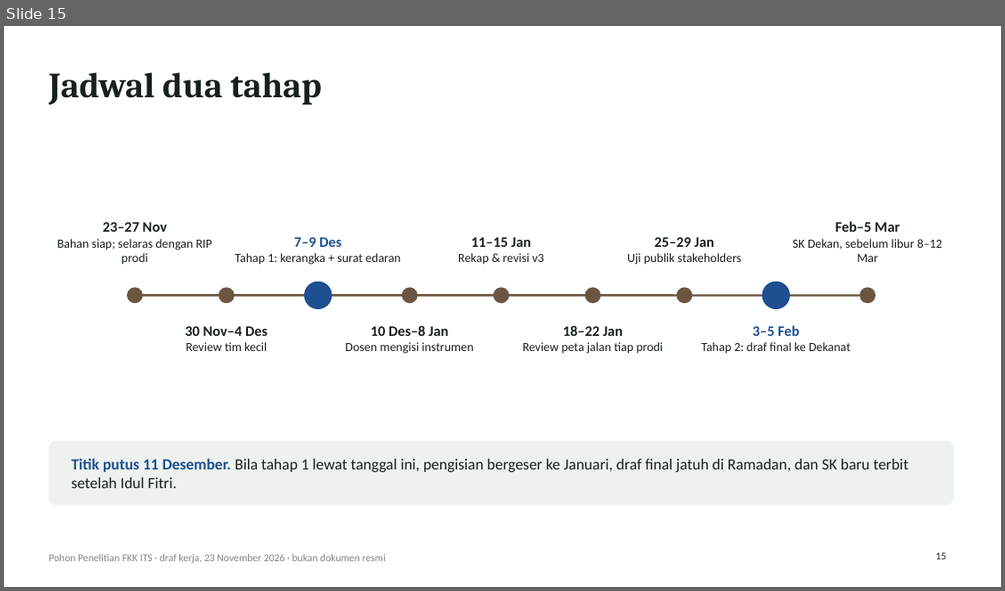
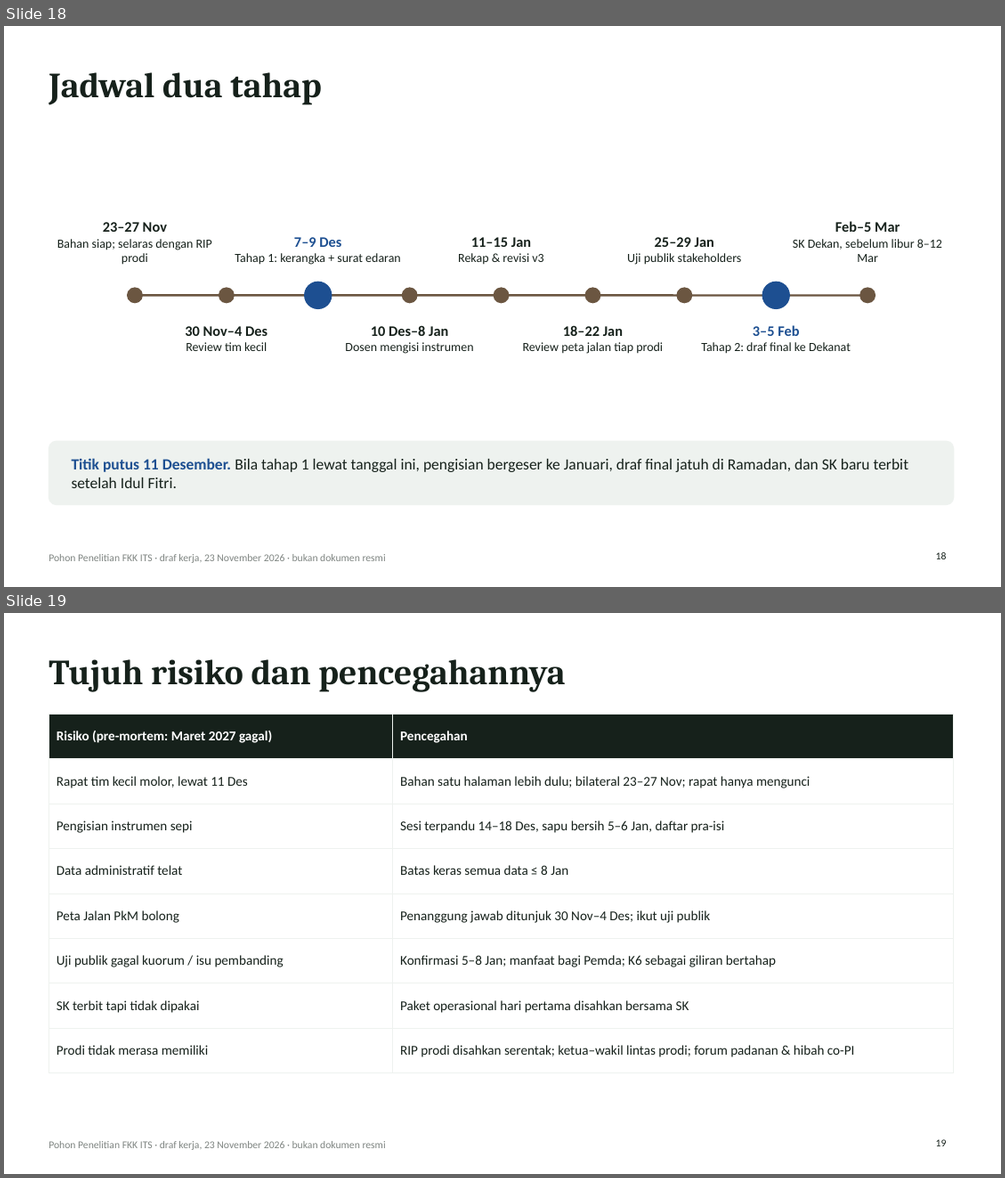
Before and after one commit to anakwirayuda-eng/desa-binaan-dashboard, a slide deck: output/PAPARAN_POHON_PENELITIAN_FKK_ITS.pptx. Shown one above the other, each under a label of ours: slide 15 before the commit, slides 18 and 19 after it. The pictures are 1005x591 and 1005x1178 pixels, drawn with LibreOffice and Linux fonts; fonts in the diff are those of the drawing. Boxes give left, top, right and bottom in pixels: in the first picture for what was removed or moved away, otherwise in the second. Text is boxed around its words. In the diff, an @@ line names an element or a change of style, - is before the commit and + after.

```diff
--- a/output/PAPARAN_POHON_PENELITIAN_FKK_ITS.pptx
+++ b/output/PAPARAN_POHON_PENELITIAN_FKK_ITS.pptx
@@ slide 19 added at box(4, 613, 1001, 1174), background #FFFFFF; not listed: 1 template element that a slide beside it also shows @@
@@ title added at box(48, 659, 565, 692), 34 pt, text #16211B, bold @@
+Tujuh risiko dan pencegahannya
@@ table added at box(48, 714, 954, 1061), 8 rows, 2 columns @@
+Risiko (pre-mortem: Maret 2027 gagal) | Pencegahan
+Rapat tim kecil molor, lewat 11 Des | Bahan satu halaman lebih dulu; bilateral 23–27 Nov; rapat hanya mengunci
+Pengisian instrumen sepi | Sesi terpandu 14–18 Des, sapu bersih 5–6 Jan, daftar pra-isi
+Data administratif telat | Batas keras semua data ≤ 8 Jan
+Peta Jalan PkM bolong | Penanggung jawab ditunjuk 30 Nov–4 Des; ikut uji publik
+Uji publik gagal kuorum / isu pembanding | Konfirmasi 5–8 Jan; manfaat bagi Pemda; K6 sebagai giliran bertahap
+SK terbit tapi tidak dipakai | Paket operasional hari pertama disahkan bersama SK
+Prodi tidak merasa memiliki | RIP prodi disahkan serentak; ketua–wakil lintas prodi; forum padanan & hibah co-PI
@@ page number added at box(936, 1139, 947, 1146), 10 pt, text #16211B @@
+19
@@ what was slide 15 is now slide 18 @@
@@ page number at box(936, 552, 947, 559): text changed @@
-15
+18
```
Also in this commit, not shown: 6 slides changed, 4 other slides added, 1 slide removed, 16 other files.
